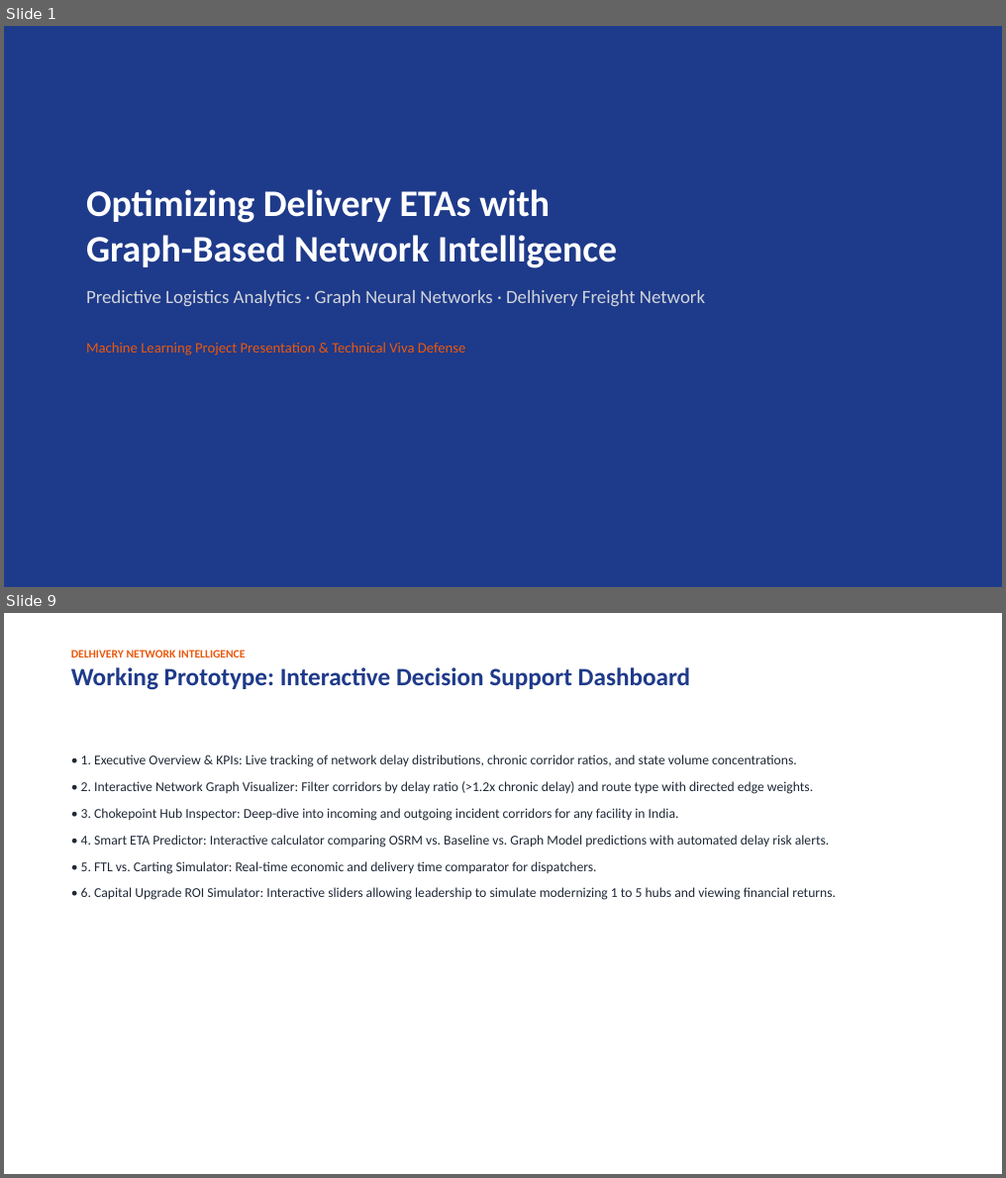
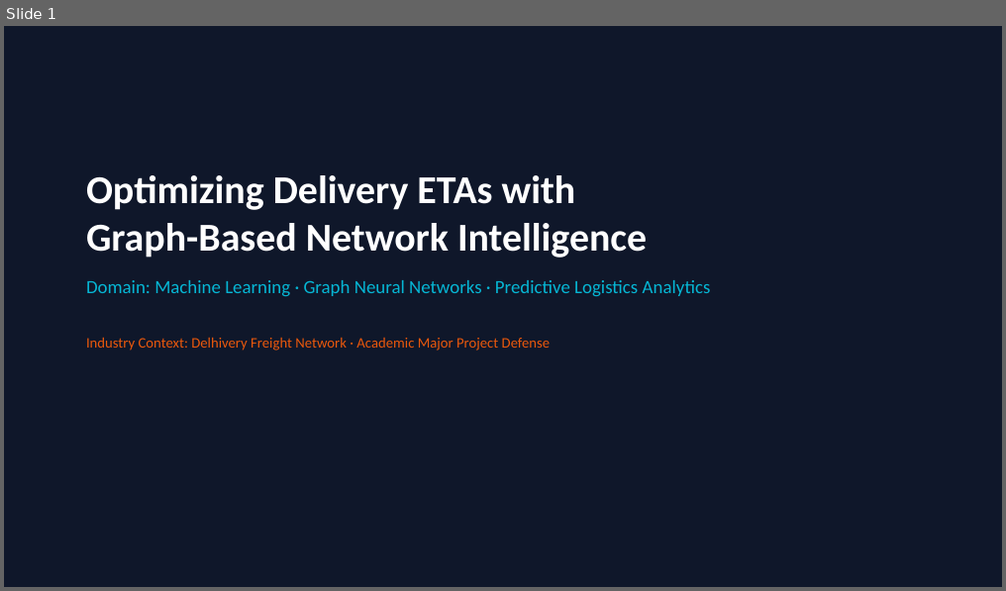
Before and after one commit to jaigoyal0000-dotcom/ML-Project-LOGISTIC-AI-, a slide deck: presentation_slides.pptx. Shown one above the other, each under a label of ours: slides 1 and 9 before the commit, slide 1 after it; the slides between them are not shown. The pictures are 1006x1178 and 1006x591 pixels, drawn with LibreOffice and Linux fonts; fonts in the diff are those of the drawing. Boxes give left, top, right and bottom in pixels: in the first picture for what was removed or moved away, otherwise in the second. Text is boxed around its words. In the diff, an @@ line names an element or a change of style, - is before the commit and + after.

```diff
--- a/presentation_slides.pptx
+++ b/presentation_slides.pptx
@@ slide 9 removed at bbox=[4, 613, 1002, 1174], background #FFFFFF @@
@@ text removed at bbox=[71, 650, 690, 690] @@
-DELHIVERY NETWORK INTELLIGENCE
-Working Prototype: Interactive Decision Support Dashboard
@@ text removed at bbox=[81, 755, 836, 900] @@
-• 1. Executive Overview & KPIs: Live tracking of network delay distributions, chronic corridor ratios, and state volume concentrations.
-• 2. Interactive Network Graph Visualizer: Filter corridors by delay ratio (>1.2x chronic delay) and route type with directed edge weights.
-• 3. Chokepoint Hub Inspector: Deep-dive into incoming and outgoing incident corridors for any facility in India.
-• 4. Smart ETA Predictor: Interactive calculator comparing OSRM vs. Baseline vs. Graph Model predictions with automated delay risk alerts.
-• 5. FTL vs. Carting Simulator: Real-time economic and delivery time comparator for dispatchers.
-• 6. Capital Upgrade ROI Simulator: Interactive sliders allowing leadership to simulate modernizing 1 to 5 hubs and viewing financial returns.
@@ slide 1 changed as well @@
@@ rectangle at bbox=[4, 26, 1002, 587]: fill #1E3A8A to #0F172A @@
@@ text "Optimizing Delivery ETAs with Graph-Based ...": place and size @@
-text "Optimizing Delivery ETAs with Graph-Based ..." at bbox=[86, 189, 705, 356]
+text "Optimizing Delivery ETAs with Graph-Based ..." at bbox=[86, 175, 711, 351]
@@ text at bbox=[86, 175, 647, 258]: size 36 to 38 pt in "Optimizing Delivery ETAs with Graph-Based Network Intelligen ..." @@
@@ text at bbox=[86, 280, 711, 351]: text changed; text colour #D1D5DB to #06B6D4 @@
-Predictive Logistics Analytics · Graph Neural Networks · Delhivery Freight Network
-Machine Learning Project Presentation & Technical Viva Defense
+Domain: Machine Learning · Graph Neural Networks · Predictive Logistics Analytics
+Industry Context: Delhivery Freight Network · Academic Major Project Defense
```
Also in this commit, not shown: 3 other slides changed, 12 slides added, 5 other slides removed, 1 other file.
